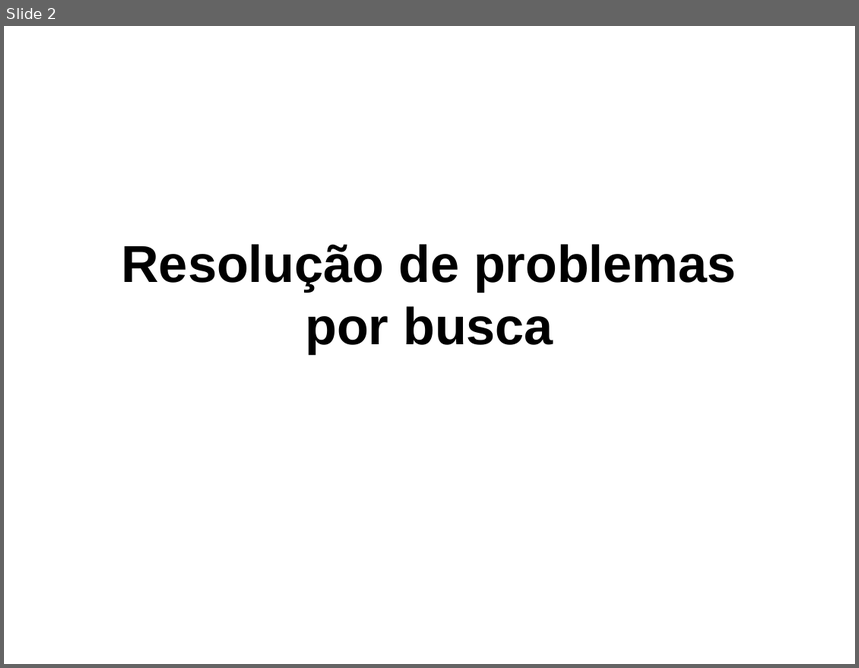
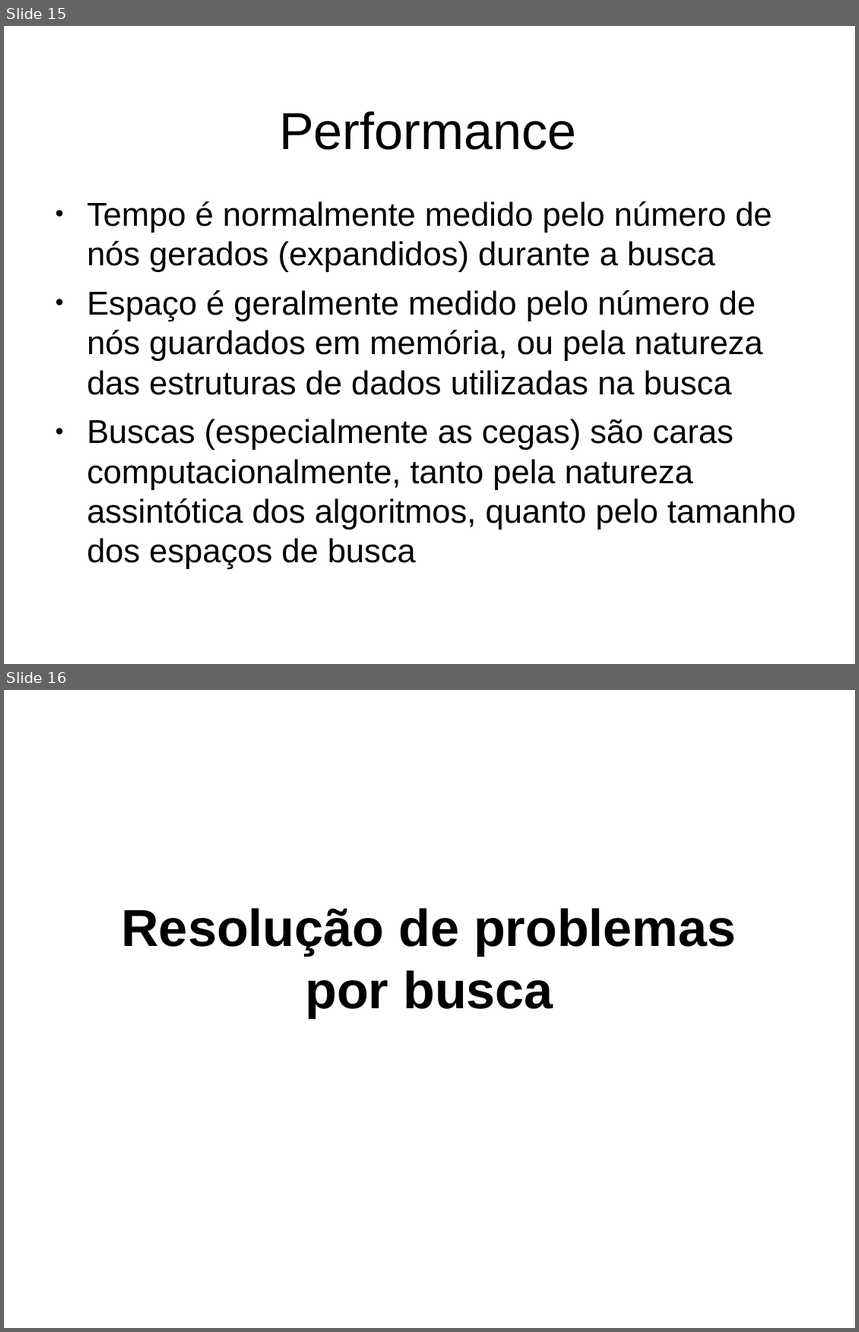
Before and after one commit to RafaelQuirino/SearchingProblems, a slide deck: slides.odp. Shown one above the other, each under a label of ours: slide 2 before the commit, slides 15 and 16 after it. The pictures are 859x668 and 859x1332 pixels, drawn with LibreOffice and Linux fonts; fonts in the diff are those of the drawing; background and template pictures are left out. Boxes give left, top, right and bottom in pixels: in the first picture for what was removed or moved away, otherwise in the second. Text is boxed around its words. In the diff, an @@ line names an element or a change of style, - is before the commit and + after.

```diff
--- a/slides.odp
+++ b/slides.odp
@@ slide 15 added at bbox=[4, 26, 855, 664], background picture (left out) @@
@@ title added at bbox=[279, 111, 577, 150], 44 pt, text #000000 @@
+Performance
@@ text added at bbox=[87, 202, 796, 530], 28 pt, text #000000 @@
+● Tempo é normalmente medido pelo número de nós gerados (expandidos) durante a busca
+● Espaço é geralmente medido pelo número de nós guardados em memória, ou pela natureza das estruturas de dados utilizadas na busca
+● Buscas (especialmente as cegas) são caras computacionalmente, tanto pela natureza assintótica dos algoritmos, quanto pelo tamanho dos espaços de busca
@@ what was slide 2 is now slide 16 @@
```
Also in this commit, not shown: 13 other slides added, 5 other files.
